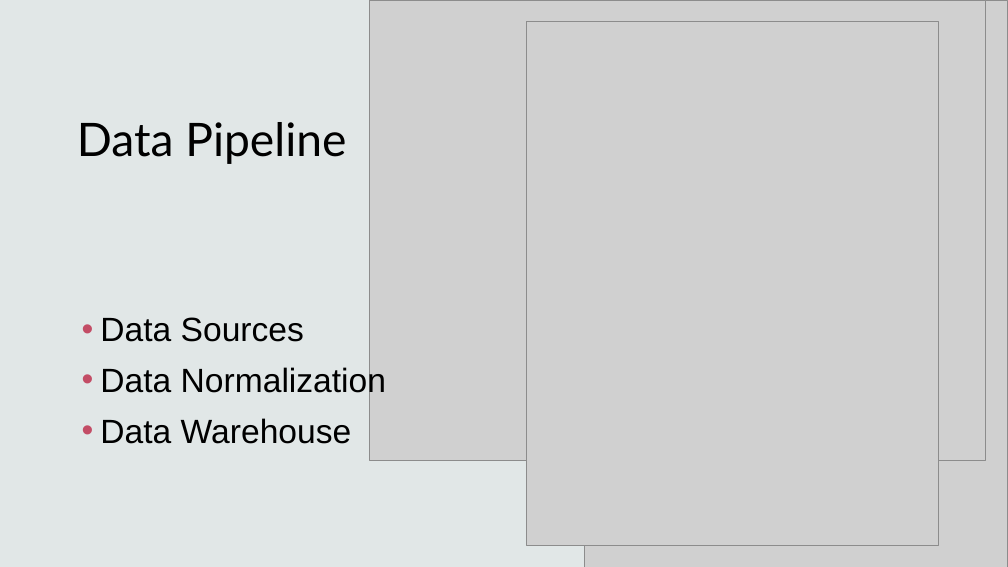
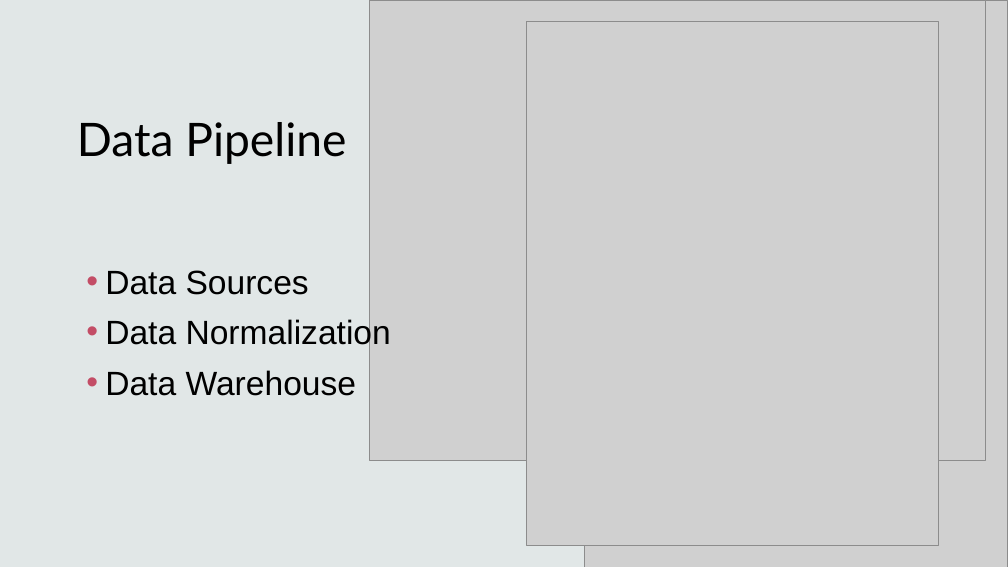
Before and after one commit to AjJ132/OwlVision, a slide deck: slide 7 of Docs/Powerpoints/KSU Athletics Data Warehouse.pptx (slide 5 before the commit). Drawn at 1008x567 pixels with LibreOffice and Linux fonts; fonts in the diff are those of the drawing; grey boxes stand for pictures; background and template pictures are left out. Boxes give left, top, right and bottom in pixels: in the first picture for what was removed or moved away, otherwise in the second. Text is boxed around its words. In the diff, an @@ line names an element or a change of style, - is before the commit and + after.

```diff
--- a/Docs/Powerpoints/KSU Athletics Data Warehouse.pptx
+++ b/Docs/Powerpoints/KSU Athletics Data Warehouse.pptx
@@ text "Data Sources" moved from (x1=100, y1=317, x2=386, y2=444) to (x1=105, y1=270, x2=391, y2=396) @@
```
Also in this commit, not shown: 1 other slide changed, 3 slides added, 18 other files.
